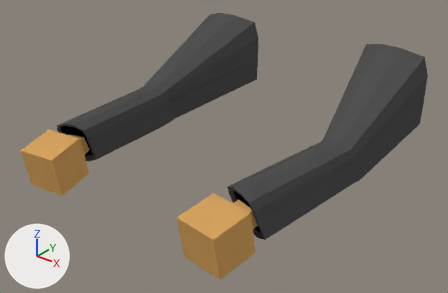
A saved change to the Blender file Assets/weapons/in-progress/betterSciFiArms 1.blend.
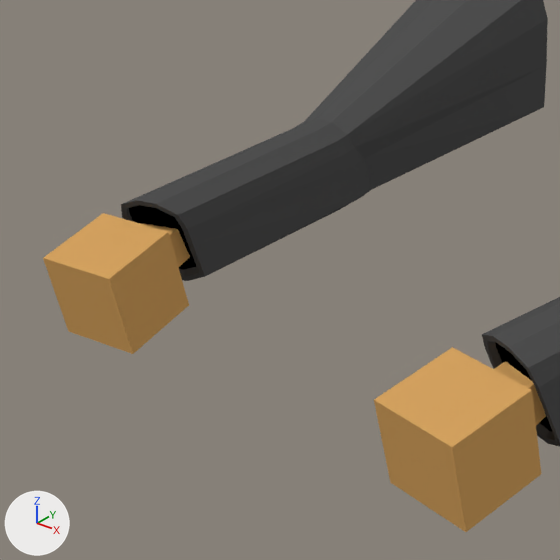
Each version appears first whole from a 50 mm lens placed at (33.1, -48.6, 18.3), pointed at (0.9, -8.3, -6.6), and next in a close-up on the part from 0% to 59% of the width and 10% to 100% of the height. The lights are fixed; the arrows at lower left show +X, +Y and +Z.
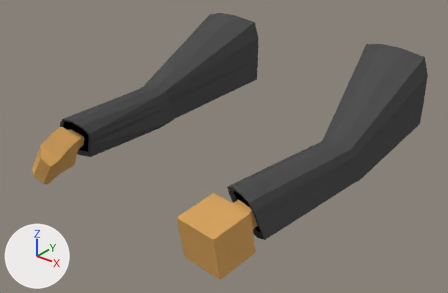
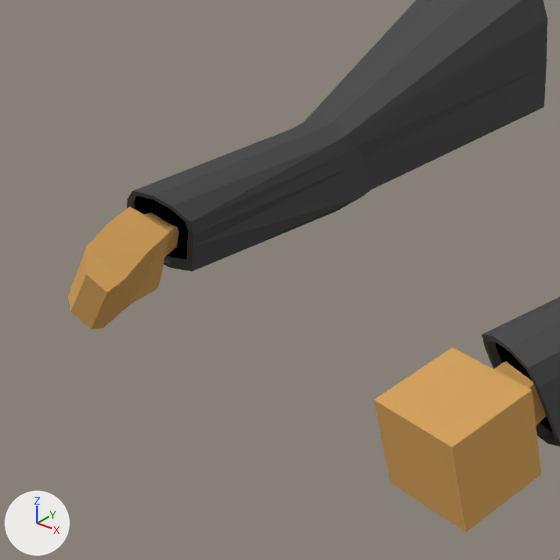
Commit message: cultist arm tweak

Changed parts and their boxes (x1, y1, x2, y2) in the close-ups (560 x 560 px):
'Cube.001', reshaped
    before: (43, 0, 560, 532)
    after: (68, 0, 560, 532)
part 1 of me_cube_001, built on
    before: (43, 125, 361, 354)
    after: (68, 125, 361, 329)

What changed in the scene script:
```text
Change me_cube_001:
    used by ob_cube_001; location = (0.0, 0.0, 0.0)
    remove me_cube_001.from_pydata(...)  # 184 vertices, 162 faces; spans x -13.5..13.5, y -21.8..7.0, z -9.2..1.3
    add me_cube_001.from_pydata(...)  # 196 vertices, 174 faces; spans x -13.5..13.5, y -21.8..7.0, z -9.2..1.3
    me_cube_001 part 1
    2 faces are deleted
    3 vertices in x -11.0..-10.4, y -18.2..-17.3, z -5.7..-5.1 move by (0.6, 0.0, 0.9)
    52 vertices move from x -11.5..-7.1, y -21.8..-14.0, z -9.2..-4.1 to x -12.0..-7.5, y -19.6..-14.1, z -8.4..-3.6
    12 vertices are added at x -10.9..-7.0, y -21.7..-17.1, z -8.7..-4.4
    14 new faces join them, mat_skin (orange #d5a360)
```
